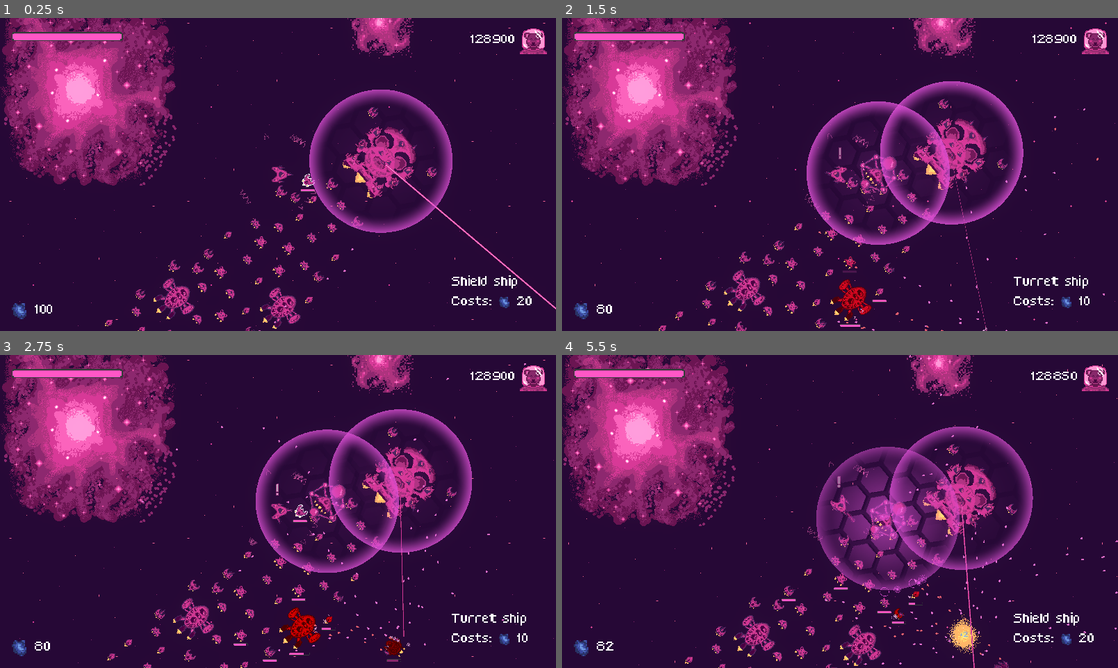
Above: before the commit, frames 1-4 (two rows, left to right).
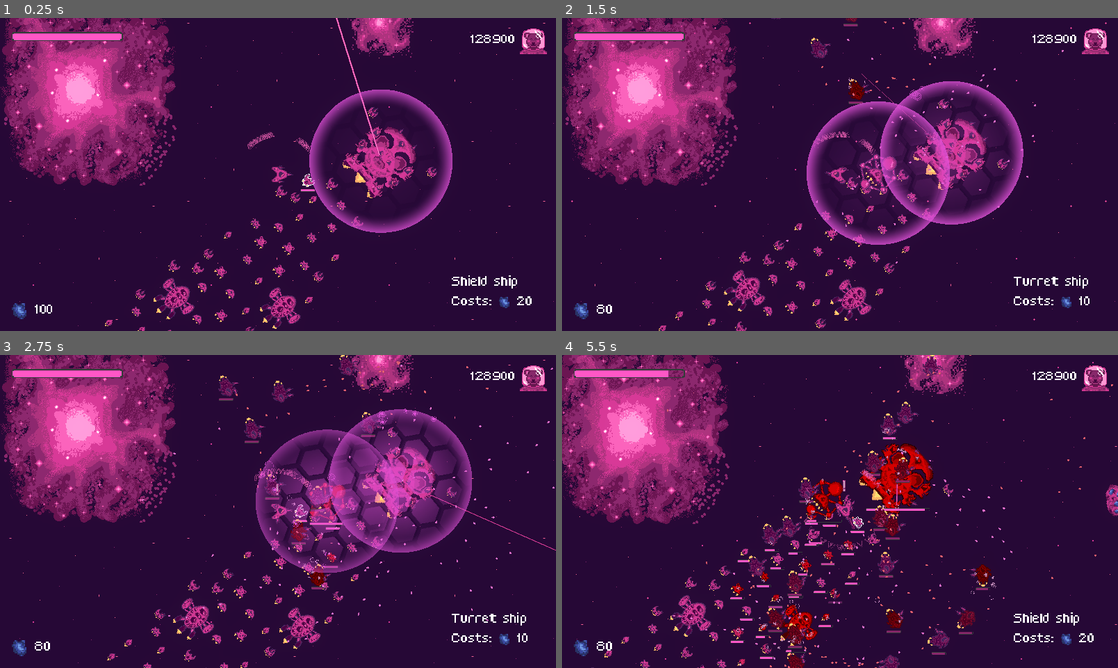
Above: after the commit, the same moments.

Repository: bear-minimum-studio/space-bear
Game: Godot game, scene res://Game.tscn
Two runs of this game, one before a commit and one after it. Both use one fixed random seed, a clock stepped at 60 frames per second and the inputs below.
Inputs:
- Up to frame 1 (0.25 s): no input
- Up to frame 2 (1.5 s): tap Enter (upgrade) at 0.5 s; hold Right (turn_right) 0.53-1.28 s; hold X (cycle_selection) 0.53-1.28 s; hold Ctrl (brake) from 1.28 s (still down); tap Down (decelerate) at 1.35 s
- Up to frame 3 (2.75 s): release Ctrl (brake) at 2.03 s; hold Right (turn_right) from 2.03 s (still down); hold Space (fire) from 2.03 s (still down)
- Up to frame 4 (5.5 s): release Right (turn_right) at 2.78 s; release Space (fire) at 2.78 s; hold Up (accelerate) 2.78-3.53 s; tap C (follow_me) at 2.85 s; hold G (grappling_hook) 3.53-4.28 s; hold Left (turn_left) 3.53-5.03 s; tap X (cycle_selection) at 4.35 s; hold Ctrl (brake) from 5.03 s (still down); tap Down (decelerate) at 5.1 s

The runs differ from the first frame. In frame 1, 0.5% of the frame differs, in the area x 43-100%, y 0-100%; in frame 2, 1.7%; in frame 3, 10%; in frame 4, 28%, in the area x 0-100%, y 0-100%.

Commit message:
refacto: six miscellanous warnings

Diff:
--- a/World.tscn
+++ b/World.tscn
@@ -362,52 +362,133 @@
 position = Vector2(1677, -657)
 
 [node name="Enemy" parent="Enemies" index="0" instance=ExtResource("6_m2i0p")]
-position = Vector2(1702, 904)
-
-[node name="Enemy12" parent="Enemies" index="1" instance=ExtResource("6_m2i0p")]
-position = Vector2(971, 856)
-
-[node name="Enemy2" parent="Enemies" index="2" instance=ExtResource("6_m2i0p")]
-position = Vector2(566, 713)
-
-[node name="Enemy3" parent="Enemies" index="3" instance=ExtResource("6_m2i0p")]
-position = Vector2(989, -1991)
-
-[node name="Enemy4" parent="Enemies" index="4" instance=ExtResource("6_m2i0p")]
-position = Vector2(-600, -2252)
-
-[node name="Enemy5" parent="Enemies" index="5" instance=ExtResource("6_m2i0p")]
-position = Vector2(2123, -2875)
-
-[node name="Enemy6" parent="Enemies" index="6" instance=ExtResource("6_m2i0p")]
-position = Vector2(1871, -2580)
-
-[node name="Enemy7" parent="Enemies" index="7" instance=ExtResource("6_m2i0p")]
-position = Vector2(1903, -3133)
-
-[node name="Enemy8" parent="Enemies" index="8" instance=ExtResource("6_m2i0p")]
-position = Vector2(1608, -2907)
-
-[node name="Enemy9" parent="Enemies" index="9" instance=ExtResource("6_m2i0p")]
-position = Vector2(2418, -3265)
-
-[node name="Enemy10" parent="Enemies" index="10" instance=ExtResource("6_m2i0p")]
-position = Vector2(2623, -2881)
-
-[node name="Enemy11" parent="Enemies" index="11" instance=ExtResource("6_m2i0p")]
-position = Vector2(2323, -2523)
-
-[node name="Enemy13" parent="Enemies" index="12" instance=ExtResource("9_ce7t0")]
-position = Vector2(-1709, 1047)
-
-[node name="Enemy14" parent="Enemies" index="13" instance=ExtResource("9_ce7t0")]
-position = Vector2(-1241, 1003)
-
-[node name="Enemy15" parent="Enemies" index="14" instance=ExtResource("9_ce7t0")]
-position = Vector2(-1811, 1382)
-
-[node name="Enemy16" parent="Enemies" index="15" instance=ExtResource("9_ce7t0")]
-position = Vector2(-1327, 1420)
+position = Vector2(1024, -923)
+
+[node name="Enemy2" parent="Enemies" index="1" instance=ExtResource("6_m2i0p")]
+position = Vector2(1022, -1054)
+
+[node name="Enemy3" parent="Enemies" index="2" instance=ExtResource("6_m2i0p")]
+position = Vector2(1189, -931)
+
+[node name="Enemy4" parent="Enemies" index="3" instance=ExtResource("6_m2i0p")]
+position = Vector2(1187, -1062)
+
+[node name="Enemy5" parent="Enemies" index="4" instance=ExtResource("6_m2i0p")]
+position = Vector2(1365, -940)
+
+[node name="Enemy6" parent="Enemies" index="5" instance=ExtResource("6_m2i0p")]
+position = Vector2(1363, -1071)
+
+[node name="Enemy7" parent="Enemies" index="6" instance=ExtResource("6_m2i0p")]
+position = Vector2(1530, -948)
+
+[node name="Enemy8" parent="Enemies" index="7" instance=ExtResource("6_m2i0p")]
+position = Vector2(1528, -1079)
+
+[node name="Enemy9" parent="Enemies" index="8" instance=ExtResource("6_m2i0p")]
+position = Vector2(1022, -1189)
+
+[node name="Enemy10" parent="Enemies" index="9" instance=ExtResource("6_m2i0p")]
+position = Vector2(1020, -1320)
+
+[node name="Enemy11" parent="Enemies" index="10" instance=ExtResource("6_m2i0p")]
+position = Vector2(1187, -1197)
+
+[node name="Enemy12" parent="Enemies" index="11" instance=ExtResource("6_m2i0p")]
+position = Vector2(1185, -1328)
+
+[node name="Enemy13" parent="Enemies" index="12" instance=ExtResource("6_m2i0p")]
+position = Vector2(1363, -1206)
+
+[node name="Enemy14" parent="Enemies" index="13" instance=ExtResource("6_m2i0p")]
+position = Vector2(1361, -1337)
+
+[node name="Enemy15" parent="Enemies" index="14" instance=ExtResource("6_m2i0p")]
+position = Vector2(1528, -1214)
+
+[node name="Enemy16" parent="Enemies" index="15" instance=ExtResource("6_m2i0p")]
+position = Vector2(1526, -1345)
+
+[node name="VultureEnemy" parent="Enemies" index="16" instance=ExtResource("9_ce7t0")]
+position = Vector2(-188, -790)
+
+[node name="VultureEnemy2" parent="Enemies" index="17" instance=ExtResource("9_ce7t0")]
+position = Vector2(-314, -893)
+
+[node name="VultureEnemy3" parent="Enemies" index="18" instance=ExtResource("9_ce7t0")]
+position = Vector2(-200, -1017)
+
+[node name="VultureEnemy4" parent="Enemies" index="19" instance=ExtResource("9_ce7t0")]
+position = Vector2(-464, -598)
+
+[node name="VultureEnemy5" parent="Enemies" index="20" instance=ExtResource("9_ce7t0")]
+position = Vector2(-590, -701)
+
+[node name="VultureEnemy6" parent="Enemies" index="21" instance=ExtResource("9_ce7t0")]
+position = Vector2(-476, -825)
+
+[node name="VultureEnemy7" parent="Enemies" index="22" instance=ExtResource("9_ce7t0")]
+position = Vector2(-180, -426)
+
+[node name="VultureEnemy8" parent="Enemies" index="23" instance=ExtResource("9_ce7t0")]
+position = Vector2(-306, -529)
+
+[node name="VultureEnemy9" parent="Enemies" index="24" instance=ExtResource("9_ce7t0")]
+position = Vector2(-192, -653)
+
+[node name="VultureEnemy10" parent="Enemies" index="25" instance=ExtResource("9_ce7t0")]
+position = Vector2(-212, -1520)
+
+[node name="VultureEnemy11" parent="Enemies" index="26" instance=ExtResource("9_ce7t0")]
+position = Vector2(-338, -1623)
+
+[node name="VultureEnemy12" parent="Enemies" index="27" instance=ExtResource("9_ce7t0")]
+position = Vector2(-224, -1747)
+
+[node name="VultureEnemy13" parent="Enemies" index="28" instance=ExtResource("9_ce7t0")]
+position = Vector2(-488, -1328)
+
+[node name="VultureEnemy14" parent="Enemies" index="29" instance=ExtResource("9_ce7t0")]
+position = Vector2(-614, -1431)
+
+[node name="VultureEnemy15" parent="Enemies" index="30" instance=ExtResource("9_ce7t0")]
+position = Vector2(-500, -1555)
+
+[node name="VultureEnemy16" parent="Enemies" index="31" instance=ExtResource("9_ce7t0")]
+position = Vector2(-204, -1156)
+
+[node name="VultureEnemy17" parent="Enemies" index="32" instance=ExtResource("9_ce7t0")]
+position = Vector2(-330, -1259)
+
+[node name="VultureEnemy18" parent="Enemies" index="33" instance=ExtResource("9_ce7t0")]
+position = Vector2(-216, -1383)
+
+[node name="VultureEnemy19" parent="Enemies" index="34" instance=ExtResource("9_ce7t0")]
+position = Vector2(-729, -1140)
+
+[node name="VultureEnemy20" parent="Enemies" index="35" instance=ExtResource("9_ce7t0")]
+position = Vector2(-855, -1243)
+
+[node name="VultureEnemy21" parent="Enemies" index="36" instance=ExtResource("9_ce7t0")]
+position = Vector2(-741, -1367)
+
+[node name="VultureEnemy22" parent="Enemies" index="37" instance=ExtResource("9_ce7t0")]
+position = Vector2(-1005, -948)
+
+[node name="VultureEnemy23" parent="Enemies" index="38" instance=ExtResource("9_ce7t0")]
+position = Vector2(-1131, -1051)
+
+[node name="VultureEnemy24" parent="Enemies" index="39" instance=ExtResource("9_ce7t0")]
+position = Vector2(-1017, -1175)
+
+[node name="VultureEnemy25" parent="Enemies" index="40" instance=ExtResource("9_ce7t0")]
+position = Vector2(-721, -776)
+
+[node name="VultureEnemy26" parent="Enemies" index="41" instance=ExtResource("9_ce7t0")]
+position = Vector2(-847, -879)
+
+[node name="VultureEnemy27" parent="Enemies" index="42" instance=ExtResource("9_ce7t0")]
+position = Vector2(-733, -1003)
 
 [node name="Wormhole" parent="." index="8" instance=ExtResource("7_0hi8j")]
 position = Vector2(3310, -2300)
--- a/npc/AbstractTurret.gd
+++ b/npc/AbstractTurret.gd
@@ -40,7 +40,7 @@
 # Computes the correction vector to add to the shooting_direction to compensate
 # for the shooter and the target velocity
 # Overload based on how the turrets shoots
-func _compute_shooting_corretion(shoot_target: PhysicsBody2D) -> Vector2:
+func _compute_shooting_corretion(_shoot_target: PhysicsBody2D) -> Vector2:
 	return Vector2.ZERO
 
 func _physics_process(delta):
--- a/npc/AutoBulletTurret.gd
+++ b/npc/AutoBulletTurret.gd
@@ -16,6 +16,11 @@
 func _ready():
 	_update_range()
 
+func _physics_process(delta):
+	if Engine.is_editor_hint():
+		return
+	super._physics_process(delta)
+
 func _update_range():
 	if collision_shape_2d == null:
 		return
--- a/npc/BulletTurret.tscn
+++ b/npc/BulletTurret.tscn
@@ -1,17 +1,10 @@
-[gd_scene load_steps=4 format=3 uid="uid://c10cknng6utrw"]
+[gd_scene load_steps=3 format=3 uid="uid://c10cknng6utrw"]
 
 [ext_resource type="PackedScene" uid="uid://q0w7bmvd5583" path="res://npc/AbstractTurret.tscn" id="1_d2kce"]
 [ext_resource type="Script" path="res://npc/BulletTurret.gd" id="2_4n7jk"]
-
-[sub_resource type="CircleShape2D" id="CircleShape2D_vx33a"]
-resource_local_to_scene = true
-radius = 250.0
 
 [node name="BulletTurret" instance=ExtResource("1_d2kce")]
 script = ExtResource("2_4n7jk")
 bullet_spread = 10.0
 bullet_speed = 500.0
 shots_per_second = 12.0
-
-[node name="CollisionShape2D" parent="." index="0"]
-shape = SubResource("CircleShape2D_vx33a")
--- a/npc/enemies/AbstractEnemy.tscn
+++ b/npc/enemies/AbstractEnemy.tscn
@@ -9,7 +9,7 @@
 [sub_resource type="CircleShape2D" id="CircleShape2D_3dcnw"]
 radius = 41.1096
 
-[node name="Enemy" groups=["enemy"] instance=ExtResource("1_oxqnl")]
+[node name="AbstractEnemy" groups=["enemy"] instance=ExtResource("1_oxqnl")]
 collision_layer = 2
 script = ExtResource("2_e7uub")
 kill_bonus = 2
--- a/npc/enemies/Enemy.gd
+++ b/npc/enemies/Enemy.gd
@@ -2,7 +2,7 @@
 
 @export_range(0.0,2.0,0.05,"or_greater") var proximity_ratio = 0.7
 
-@onready var _turret_range = $Turrets/Turret.turret_range
+@onready var _turret_range = $Turrets/AutoBulltetTurret.turret_range
 
 func _ready():
 	super._ready()
--- a/npc/enemies/Enemy.tscn
+++ b/npc/enemies/Enemy.tscn
@@ -1,4 +1,4 @@
-[gd_scene load_steps=5 format=3]
+[gd_scene load_steps=5 format=3 uid="uid://cci4trp0rooft"]
 
 [ext_resource type="PackedScene" uid="uid://cxxrm5lvp7lfs" path="res://npc/enemies/AbstractEnemy.tscn" id="1_vfgof"]
 [ext_resource type="Script" path="res://npc/enemies/Enemy.gd" id="2_56xao"]
@@ -10,10 +10,10 @@
 proximity_ratio = 0.7
 explosion_scale = 2.0
 
-[node name="Turret" parent="Turrets" index="0" instance=ExtResource("3_1eig1")]
+[node name="AutoBulltetTurret" parent="Turrets" index="0" instance=ExtResource("3_1eig1")]
 position = Vector2(2.08165e-12, 25)
 
-[node name="Turret2" parent="Turrets" index="1" instance=ExtResource("3_1eig1")]
+[node name="AutoBulltetTurret2" parent="Turrets" index="1" instance=ExtResource("3_1eig1")]
 position = Vector2(2.08165e-12, -25)
 
 [node name="Behavior" parent="." index="8"]
--- a/npc/enemies/VultureEnemy.tscn
+++ b/npc/enemies/VultureEnemy.tscn
@@ -7,7 +7,7 @@
 [ext_resource type="Script" path="res://npc/enemies/VultureBehavior.gd" id="3_kw2eq"]
 [ext_resource type="Texture2D" uid="uid://d1xfryswpwhff" path="res://npc/enemies/bad_guy_2_flammes.png" id="4_vbl3j"]
 
-[node name="Enemy" instance=ExtResource("1_i1wmw")]
+[node name="VultureEnemy" instance=ExtResource("1_i1wmw")]
 script = ExtResource("2_tyx4m")
 proximity_ratio = 1.35
 speed = 350.0
@@ -20,12 +20,12 @@
 [node name="Flammes" parent="." index="1"]
 texture = ExtResource("4_vbl3j")
 
-[node name="Turret" parent="Turrets" index="0" instance=ExtResource("2_4vvl4")]
+[node name="AutoBulltetTurret" parent="Turrets" index="0" instance=ExtResource("2_4vvl4")]
 position = Vector2(17, -20)
 rotation = -1.5708
-rotation_range = 0.392699
+turret_range = 350.0
 
-[node name="Turret2" parent="Turrets" index="1" instance=ExtResource("2_4vvl4")]
+[node name="AutoBulltetTurret2" parent="Turrets" index="1" instance=ExtResource("2_4vvl4")]
 position = Vector2(1, -21)
 rotation = -1.5708
 turret_range = 350.0
Not shown: 1 places in World.tscn that only renumber resources
Not shown: 1 places in ship-upgrades/ShipCatalog.tres that only renumber resources
